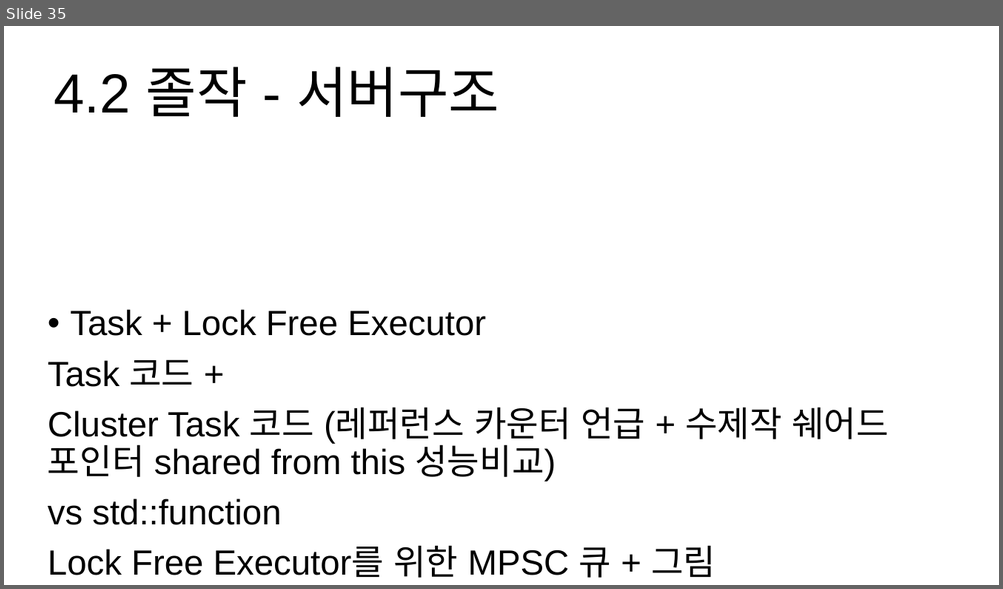
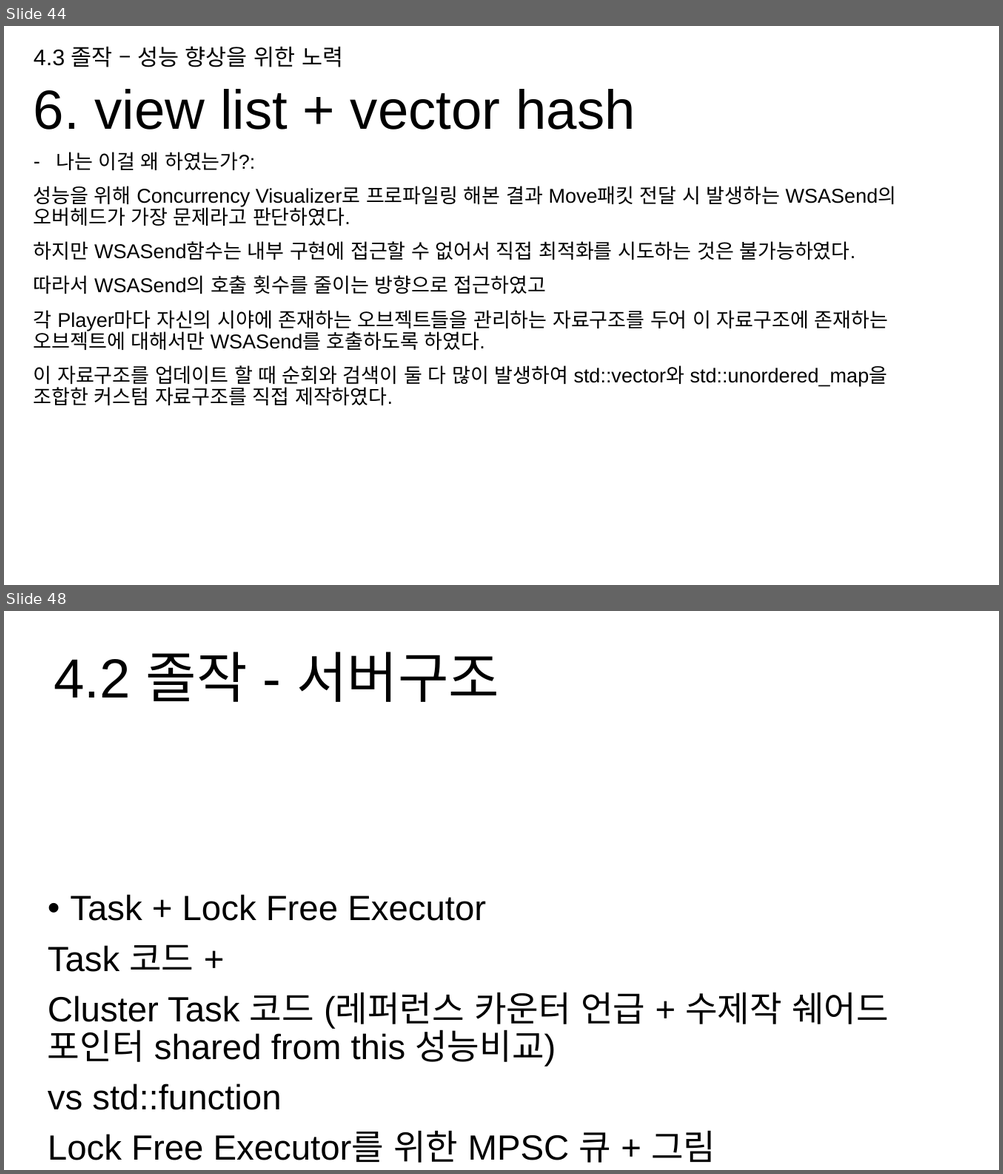
Before and after one commit to hypernagox/FYP_Evergreen, a slide deck: 포트폴리오/서버_최재혁/포트폴리오.pptx. Shown one above the other, each under a label of ours: slide 35 before the commit, slides 44 and 48 after it; the slides between them are not shown. The pictures are 1003x589 and 1003x1174 pixels, drawn with LibreOffice and Linux fonts; fonts in the diff are those of the drawing. Boxes give left, top, right and bottom in pixels: in the first picture for what was removed or moved away, otherwise in the second. Text is boxed around its words. In the diff, an @@ line names an element or a change of style, - is before the commit and + after.

```diff
--- a/포트폴리오/서버_최재혁/포트폴리오.pptx
+++ b/포트폴리오/서버_최재혁/포트폴리오.pptx
@@ slide 44 added at [4, 26, 999, 585], background #FFFFFF @@
@@ text added at [34, 46, 343, 67], 18 pt, text #000000 @@
+4.3 졸작 – 성능 향상을 위한 노력
@@ title added at [34, 89, 634, 130], 44 pt, text #000000 @@
+6. view list + vector hash
@@ text added at [34, 152, 896, 406], 16 pt, text #000000 @@
+– 나는 이걸 왜 하였는가?:
+성능을 위해 Concurrency Visualizer로 프로파일링 해본 결과 Move패킷 전달 시 발생하는 WSASend의 오버헤드가 가장 문제라고 판단하였다.
+하지만 WSASend함수는 내부 구현에 접근할 수 없어서 직접 최적화를 시도하는 것은 불가능하였다.
+따라서 WSASend의 호출 횟수를 줄이는 방향으로 접근하였고
+각 Player마다 자신의 시야에 존재하는 오브젝트들을 관리하는 자료구조를 두어 이 자료구조에 존재하는 오브젝트에 대해서만 WSASend를 호출하도록 하였다.
+이 자료구조를 업데이트 할 때 순회와 검색이 둘 다 많이 발생하여 std::vector와 std::unordered_map을 조합한 커스텀 자료구조를 직접 제작하였다.
@@ what was slide 35 is now slide 48 @@
```
Also in this commit, not shown: 3 slides changed, 12 other slides added, 8 other files.
